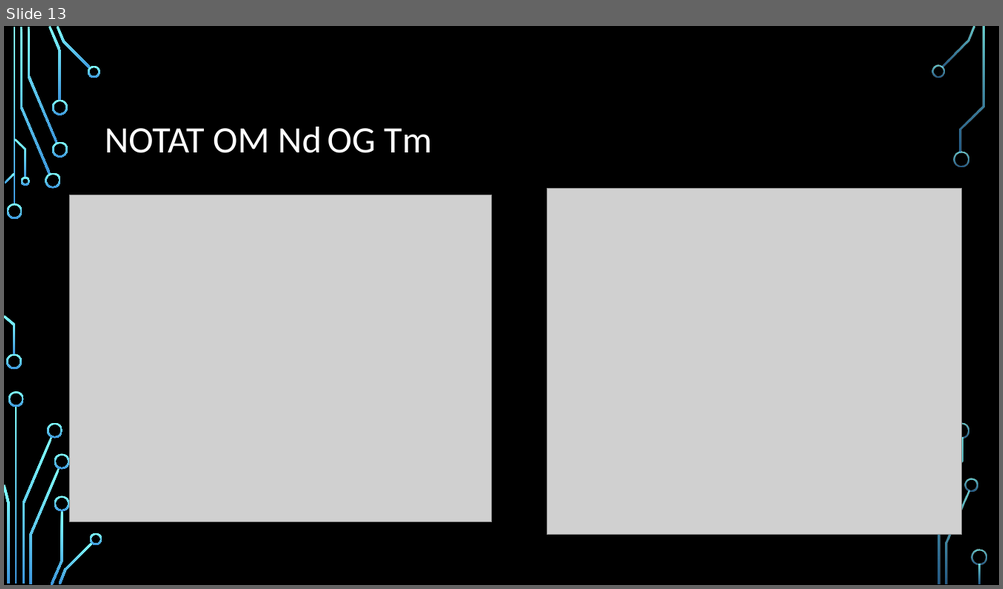
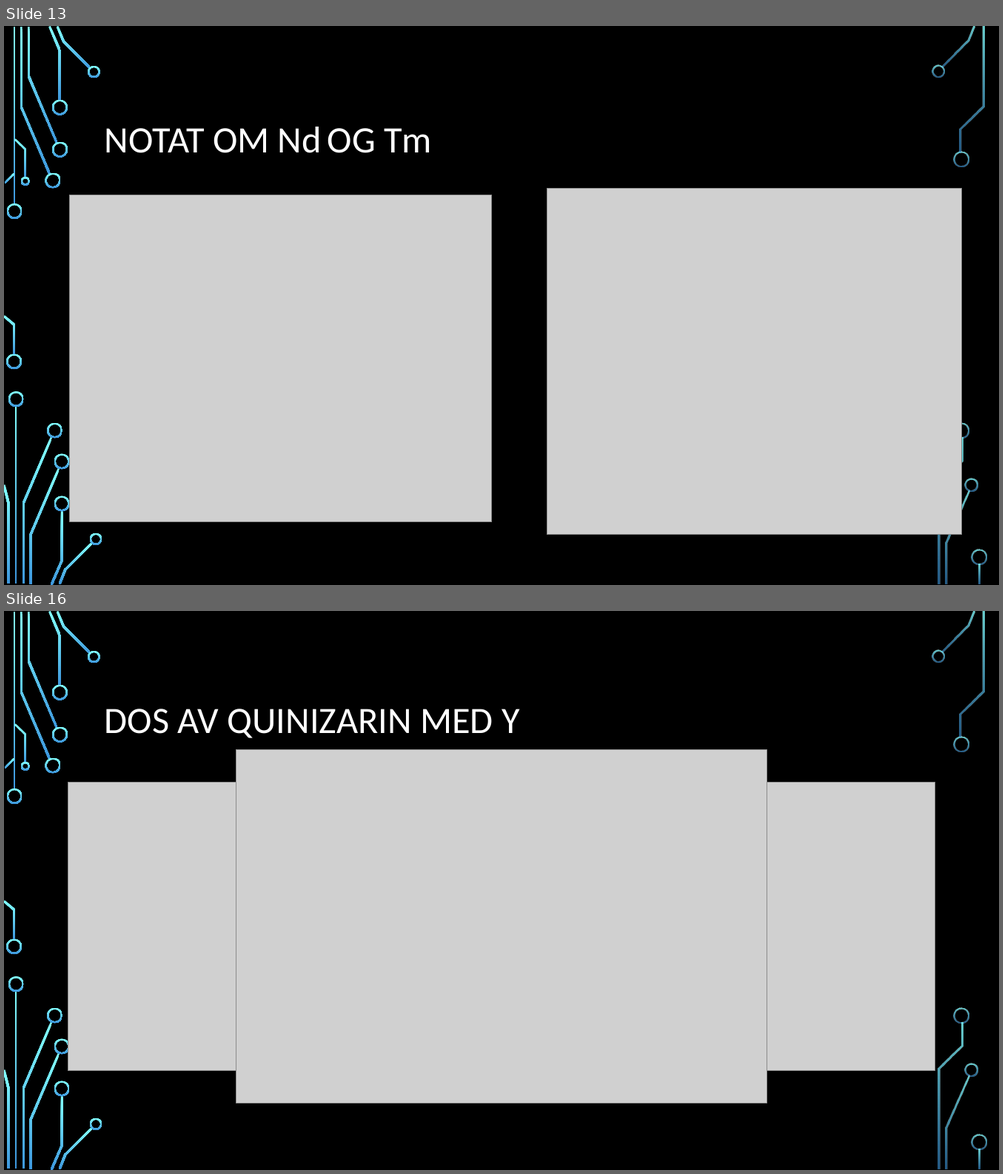
Before and after one commit to alexanjk/FYS-MENA4111-projectH20, a slide deck: Quinizarin som en organisk sensitizer I et tynnfilm.pptx. Shown one above the other, each under a label of ours: slide 13 before the commit, slides 13 and 16 after it; the slides between them are not shown. The pictures are 1003x589 and 1003x1174 pixels, drawn with LibreOffice and Linux fonts; fonts in the diff are those of the drawing; grey boxes stand for pictures; background and template pictures are left out. Boxes give left, top, right and bottom in pixels: in the first picture for what was removed or moved away, otherwise in the second. Text is boxed around its words. In the diff, an @@ line names an element or a change of style, - is before the commit and + after.

```diff
--- a/Quinizarin som en organisk sensitizer I et tynnfilm.pptx
+++ b/Quinizarin som en organisk sensitizer I et tynnfilm.pptx
@@ slide 16 added at <box>4,611,999,1170</box>, background picture (left out); not listed: 36 template elements that a slide beside it also shows @@
@@ title added at <box>105,709,520,738</box>, 36 pt, text #FFFFFF @@
+DOS AV QUINIZARIN MED Y
@@ picture added at <box>236,750,766,1103</box> @@
@@ picture added at <box>68,782,502,1071</box> @@
@@ picture added at <box>501,782,934,1071</box> @@
```
Also in this commit, not shown: 1 slide changed, 7 other slides added, 1 slide removed.
